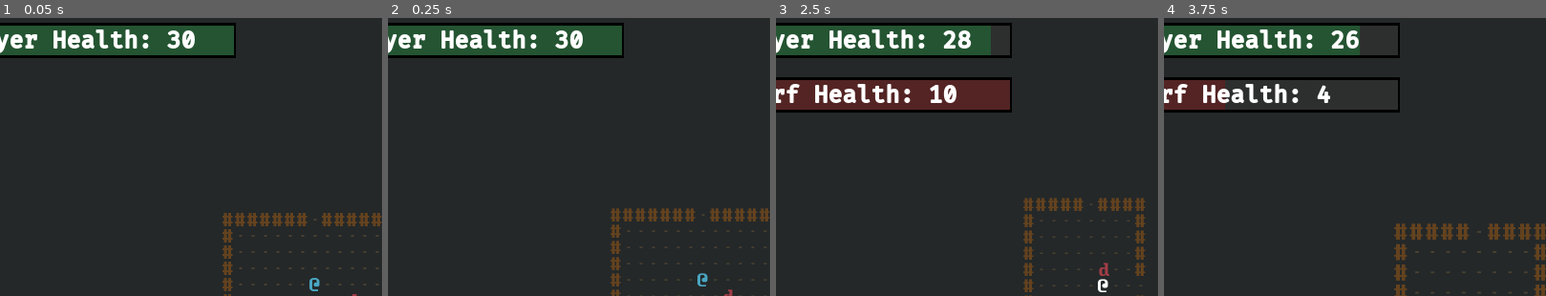
Above: before the commit, frames 1-4 (left to right).
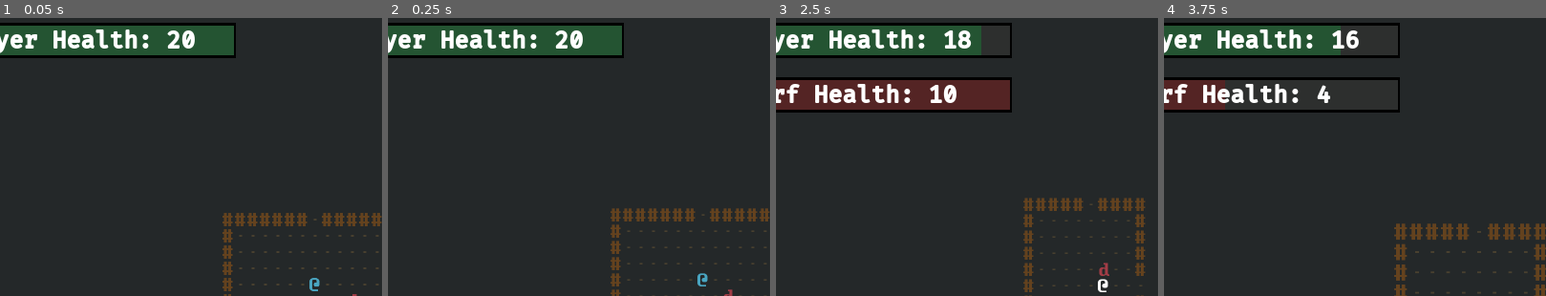
Above: after the commit, the same moments.

Repository: ZenCoderGames/ZRoguelikeGame
Game: Godot game, scene res://scene/main/MainScene.tscn
The game is run twice, just before and just after one commit, with the same random seed, the same clock (stepped at 60 frames per second) and the same inputs.
Inputs:
- Up to frame 1 (0.05 s): no input
- Up to frame 2 (0.25 s): no input
- Up to frame 3 (2.5 s): hold Right (move_right) 0.53-1.28 s; tap S (cam_move_down) at 0.6 s; tap Enter at 1.25 s; hold Down (move_down) 1.28-2.03 s; tap A (cam_move_left) at 1.35 s; tap R (reset_dungeon) at 2 s; hold Right (move_right) from 2.03 s (still down); tap D (cam_move_right) at 2.1 s
- Up to frame 4 (3.75 s): release Right (move_right) at 2.78 s; hold Up (move_up) 2.78-3.53 s; tap W (cam_move_up) at 2.85 s; hold Left (move_left) from 3.53 s (still down); tap Q (cam_zoom_in) at 3.6 s
The pictures show only the part of the screen within x 9-59%, y 0-50%; the shares and areas given below are measured in that part.

The runs differ from the first frame. In frame 1, less than 0.1% of the frame differs, in the area x 43-48%, y 5-11%; in frame 2, less than 0.1%; in frame 3, 0.4%; in frame 4, 0.4%, in the area x 43-52%, y 2-14%.

Commit message:
Core architecture refactor for items, actions, stats

Diff:
--- a/project.godot
+++ b/project.godot
@@ -94,10 +94,40 @@
 "language": "GDScript",
 "path": "res://scripts/battle/instance/EnemyCharacter.gd"
 }, {
+"base": "Reference",
+"class": "Item",
+"language": "GDScript",
+"path": "res://scripts/battle/instance/items/Item.gd"
+}, {
+"base": "Reference",
+"class": "ItemData",
+"language": "GDScript",
+"path": "res://scripts/battle/data/items/ItemData.gd"
+}, {
 "base": "Character",
 "class": "PlayerCharacter",
 "language": "GDScript",
 "path": "res://scripts/battle/instance/PlayerCharacter.gd"
+}, {
+"base": "Reference",
+"class": "Stat",
+"language": "GDScript",
+"path": "res://scripts/battle/instance/stats/Stat.gd"
+}, {
+"base": "Reference",
+"class": "StatData",
+"language": "GDScript",
+"path": "res://scripts/battle/data/stats/StatData.gd"
+}, {
+"base": "Reference",
+"class": "StatModifier",
+"language": "GDScript",
+"path": "res://scripts/battle/instance/stats/StatModifier.gd"
+}, {
+"base": "Reference",
+"class": "StatModifierData",
+"language": "GDScript",
+"path": "res://scripts/battle/data/stats/StatModifierData.gd"
 } ]
 _global_script_class_icons={
 "Action": "",
@@ -117,7 +147,13 @@
 "DungeonDataManager": "",
 "DungeonRoom": "",
 "EnemyCharacter": "",
-"PlayerCharacter": ""
+"Item": "",
+"ItemData": "",
+"PlayerCharacter": "",
+"Stat": "",
+"StatData": "",
+"StatModifier": "",
+"StatModifierData": ""
 }
 
 [application]
--- a/resource/actions.json
+++ b/resource/actions.json
@@ -33,6 +33,8 @@
 			"staminaCost": 1,
 			"priority": 1,
 			"params": {
+				"damageMultiplier": 1,
+				"range": 1
 			}
 		}
 	]
--- a/resource/characters.json
+++ b/resource/characters.json
@@ -1,32 +1,73 @@
 {
-	"characters": [
-		{
-			"id": "PLAYER",
-			"displayName": "You",
-			"path": "entity/Player.tscn",
-			"maxHealth": 30,
-			"maxStamina": 3,
-			"damage": 6,
-			"actions": ["MOVE_INPUT", "MELEE_ATTACK"]
-		},
-		{
-			"id": "DWARF_00",
-			"displayName": "Dwarf",
-			"path": "entity/Dwarf.tscn",
-			"maxHealth": 10,
-			"maxStamina": 1,
-			"damage": 2,
-			"actions": ["MOVE_PATHFIND", "MELEE_ATTACK"]
-		},
-		{
-			"disable": true,
-			"id": "GIANT_00",
-			"displayName": "Giant",
-			"path": "entity/Giant.tscn",
-			"maxHealth": 30,
-			"maxStamina": 2,
-			"damage": 3,
-			"actions": ["MOVE_PATHFIND", "MELEE_ATTACK"]
-		}
-	]
+	"characters": {
+		"heroes": [
+			{
+				"id": "KNIGHT",
+				"displayName": "You",
+				"path": "entity/Player.tscn",
+				"stats": [
+					{
+						"type": "HEALTH",
+						"value": 20
+					},
+					{
+						"type": "DAMAGE",
+						"value": 6
+					}
+				],
+				"actions": ["MOVE_INPUT", "MELEE_ATTACK"]
+			},
+			{
+				"id": "BARBARIAN",
+				"displayName": "You",
+				"path": "entity/Player.tscn",
+				"stats": [
+					{
+						"type": "HEALTH",
+						"value": 30
+					},
+					{
+						"type": "DAMAGE",
+						"value": 3
+					}
+				],
+				"actions": ["MOVE_INPUT", "MELEE_ATTACK"]
+			}
+		],
+		"enemies": [
+			{
+				"id": "DWARF_00",
+				"displayName": "Dwarf",
+				"path": "entity/Dwarf.tscn",
+				"stats": [
+					{
+						"type": "HEALTH",
+						"value": 10
+					},
+					{
+						"type": "DAMAGE",
+						"value": 2
+					}
+				],
+				"actions": ["MOVE_PATHFIND", "MELEE_ATTACK"]
+			},
+			{
+				"disable": true,
+				"id": "GIANT_00",
+				"displayName": "Giant",
+				"path": "entity/Giant.tscn",
+				"stats": [
+					{
+						"type": "HEALTH",
+						"value": 30
+					},
+					{
+						"type": "DAMAGE",
+						"value": 4
+					}
+				],
+				"actions": ["MOVE_PATHFIND", "MELEE_ATTACK"]
+			}
+		]
+	}
 }
--- a/resource/items.json
+++ b/resource/items.json
@@ -4,12 +4,11 @@
 			"id": "SWORD_00",
 			"name": "Basic Sword",
 			"description": "Just a simple sword",
-			"actions": [
+			"type": "EQUIPABLE",
+			"stats": [
 				{
-					"actionId": "MELEE_ATTACK",
-					"overrideParams": {
-						"damageBonus": 2
-					}
+					"type": "DAMAGE",
+					"value": 2
 				}
 			]
 		},
@@ -17,13 +16,47 @@
 			"id": "SWORD_01",
 			"name": "Heavy Sword",
 			"description": "A heavier more powerful sword",
-			"actions": [
+			"type": "EQUIPABLE",
+			"stats": [
 				{
-					"actionId": "MELEE_ATTACK",
-					"overrideParams": {
-						"staminaCost": 2,
-						"damageBonus": 5
-					}
+					"type": "DAMAGE",
+					"value": 4
+				}
+			]
+		},
+		{
+			"id": "ARMOR_00",
+			"name": "Cloth Armor",
+			"description": "Simple clothing to protect you",
+			"type": "EQUIPABLE",
+			"stats": [
+				{
+					"type": "ARMOR",
+					"value": 1
+				}
+			]
+		},
+		{
+			"id": "HEALTH_POTION_00",
+			"name": "Small Health Potion",
+			"description": "A tiny health potion",
+			"type": "CONSUMABLE",
+			"statModifiers": [
+				{
+					"type": "HEALTH",
+					"value": 10
+				}
+			]
+		},
+		{
+			"id": "HEALTH_UPGRADE_00",
+			"name": "Blessing of health",
+			"description": "A boost to base health",
+			"type": "CONSUMABLE",
+			"statModifiers": [
+				{
+					"type": "HEALTH",
+					"baseValue": 10
 				}
 			]
 		}
--- a/scripts/battle/data/CharacterData.gd
+++ b/scripts/battle/data/CharacterData.gd
@@ -3,19 +3,22 @@
 var id:String
 var displayName:String
 var path:String
-var maxHealth:int
-var damage:int
-var maxStamina:int
+var statDataList:Array
 var actionDataList:Array
 var disable:bool
 
-func _init(dataJS):
+func _init(dataJS, actionDataMap):
 	id = dataJS["id"]
 	displayName = dataJS["displayName"]
 	path = dataJS["path"]
-	maxHealth = dataJS["maxHealth"]
-	damage = dataJS["damage"]
-	maxStamina = dataJS["maxStamina"]
-	actionDataList = dataJS["actions"]
+
+	var statDataJSList = dataJS["stats"]
+	for statDataJS in statDataJSList:
+		statDataList.append(StatData.new(statDataJS))
+
+	var actionDataJSList = dataJS["actions"]
+	for actionDataIdJS in actionDataJSList:
+		actionDataList.append(actionDataMap[actionDataIdJS])
+
 	if dataJS.has("disable"):
 		disable =  dataJS["disable"]
--- a/scripts/battle/data/DungeonDataManager.gd
+++ b/scripts/battle/data/DungeonDataManager.gd
@@ -6,6 +6,7 @@
 
 var characterDataDict = {}
 var playerData:CharacterData
+var heroDataList = []
 var enemyDataList = []
 
 func _init():
@@ -20,23 +21,34 @@
 		var newActionData = ActionDataTypes.create(actionDataJS)
 		actionDataMap[newActionData.id] = newActionData
 
-func get_action(id):
+func get_action_data(id):
 	return actionDataMap[id]
 
 func init_items():
-	pass
+	var data = Utils.load_data_from_file("resource/items.json")
+	var itemDataJSList:Array = data["items"]
+	for itemDataJS in itemDataJSList:
+		var newItemData = ItemData.new(itemDataJS, actionDataMap)
+		itemDataMap[newItemData.id] = newItemData
+
+func get_item_data(id):
+	return itemDataMap[id]
 
 func init_characters():
 	var data = Utils.load_data_from_file("resource/characters.json")
-	var charDataJSList:Array = data["characters"]
-	for charDataJS in charDataJSList:
-		var newCharData = CharacterData.new(charDataJS)
-		if newCharData.id == "PLAYER":
-			playerData = newCharData
-		else:
-			if !newCharData.disable:
-				enemyDataList.append(newCharData)
+	var heroDataJSList:Array = data["characters"]["heroes"]
+	for heroDataJS in heroDataJSList:
+		var newCharData = CharacterData.new(heroDataJS, actionDataMap)
+		heroDataList.append(newCharData)
 		characterDataDict[newCharData.id] = newCharData
+	var enemyDataJSList:Array = data["characters"]["enemies"]
+	for enemyDataJS in enemyDataJSList:
+		var newCharData = CharacterData.new(enemyDataJS, actionDataMap)
+		if !newCharData.disable:
+			enemyDataList.append(newCharData)
+		characterDataDict[newCharData.id] = newCharData
+
+	playerData = heroDataList[0]
 
 func get_random_enemy_data():
 	return enemyDataList[randi() % enemyDataList.size()]
--- a/scripts/battle/data/actions/ActionAttackData.gd
+++ b/scripts/battle/data/actions/ActionAttackData.gd
@@ -4,7 +4,9 @@
 
 const ID:String = "ATTACK"
 
-var numCells:int
+var damageMultiplier:float
+var cellRange:int
 
 func _init(dataJS).(dataJS):
-	pass
+	damageMultiplier = dataJS["params"]["damageMultiplier"]
+	cellRange = dataJS["params"]["range"]
--- /dev/null
+++ b/scripts/battle/data/items/ItemData.gd
@@ -0,0 +1,45 @@
+class_name ItemData
+
+"""{
+			"id": "SWORD_00",
+			"name": "Basic Sword",
+			"description": "Just a simple sword",
+			"actions": [
+				{
+					"actionId": "MELEE_ATTACK",
+					"overrideParams": {
+						"damageBonus": 2
+					}
+				}
+			]
+		}"""
+
+var id:String
+var name:String
+var description:String
+var statDataList:Array
+var statModifierDataList:Array
+var actionDataList:Array
+
+enum STAT_TYPE { EQUIPABLE, CONSUMABLE }
+var type:int
+
+func _init(itemDataJS, actionDataMap):
+	id = itemDataJS["id"]
+	name = itemDataJS["name"]
+	description = itemDataJS["description"]
+
+	if itemDataJS.has("stats"):
+		var statDataJSList = itemDataJS["stats"]
+		for statDataJS in statDataJSList:
+			statDataList.append(StatData.new(statDataJS))
+
+	if itemDataJS.has("statModifiers"):
+		var statModifierDataJSList = itemDataJS["statModifiers"]
+		for statModifierDataJS in statModifierDataJSList:
+			statModifierDataList.append(StatModifierData.new(statModifierDataJS))
+
+	if itemDataJS.has("actions"):
+		var actionDataIdJSList = itemDataJS["actions"]
+		for actionDataIdJS in actionDataIdJSList:
+			actionDataList.append(actionDataMap[actionDataIdJS])
--- /dev/null
+++ b/scripts/battle/data/stats/StatData.gd
@@ -0,0 +1,14 @@
+class_name StatData
+
+enum STAT_TYPE { HEALTH, DAMAGE, ARMOR }
+var type:int
+
+var value:int
+
+func _init(statDataJS):
+    var statType = statDataJS["type"]
+    if STAT_TYPE.has(statType):
+        type = STAT_TYPE.get(statType)
+    else:
+        print("ERROR: Invalid Stat Type - ", statType)
+    value = statDataJS["value"]
--- /dev/null
+++ b/scripts/battle/data/stats/StatModifierData.gd
@@ -0,0 +1,17 @@
+class_name StatModifierData
+
+var type:int
+var value:int
+var baseValue:int
+
+func _init(statModDataJS):
+	var statType = statModDataJS["type"]
+	if StatData.STAT_TYPE.has(statType):
+		type = StatData.STAT_TYPE.get(statType)
+	else:
+		print("ERROR: Invalid Stat Modifier Type - ", statType)
+
+	if statModDataJS.has("value"):
+		value = statModDataJS["value"]
+	if statModDataJS.has("baseValue"):
+		baseValue = statModDataJS["baseValue"]
--- a/scripts/battle/instance/Character.gd
+++ b/scripts/battle/instance/Character.gd
@@ -6,15 +6,14 @@
 onready var damageText:Label = get_node("DamageText")
 
 var displayName: String = ""
-var health: int = 0
-var maxHealth: int = 0
-var damage: int = 0
 var team: int = 0
 var stamina: int = 0
 var cell
 var isDead:bool = false
 
+var stats:Array = []
 var actions:Array = []
+var items:Array = []
 
 var currentRoom = null
 var prevRoom = null
@@ -28,10 +27,6 @@
 
 func init(charData, teamVal):
 	displayName = charData.displayName
-	health = charData.maxHealth
-	maxHealth = charData.maxHealth
-	stamina = charData.maxStamina
-	damage = charData.damage
 	team = teamVal
 	originalColor = self.self_modulate
 	if team==Constants.TEAM.ENEMY:
@@ -39,9 +34,15 @@
 	else:
 		damageText.self_modulate = Dungeon.battleInstance.enemyDamageColor
 
+	# Stats
+	for statData in charData.statDataList:
+		var stat = Stat.new(statData)
+		if stat!=null:
+			stats.append(stat)
+
 	# Actions
 	for actionData in charData.actionDataList:
-		var action = ActionTypes.create(Dungeon.dataManager.get_action(actionData), self)
+		var action = ActionTypes.create(actionData, self)
 		if action!=null:
 			actions.append(action)
 
@@ -52,7 +53,7 @@
 
 func get_action(actionType):
 	for action in actions:
-		if action.actionData.type == "MOVEMENT":
+		if action.actionData.type == actionType:
 			return action
 
 	return null
@@ -76,6 +77,64 @@
 		prevRoom = currentRoom
 		emit_signal("OnCharacterRoomChanged", cell.room)
 	currentRoom = cell.room
+
+# STATS
+func get_stat_value(statType):
+	var statValue:int = 0
+	# iterate through char
+	for stat in stats:
+		if stat.type == statType:
+			statValue = statValue + stat.value
+	# iterate through items
+	for item in items:
+		for statData in item.data.statDataList:
+			if statData.type == statType:
+				statValue = statValue + statData.value
+
+	return statValue
+
+func get_stat_base_value(statType):
+	var statBaseValue:int = 0
+	# iterate through char
+	for stat in stats:
+		if stat.type == statType:
+			statBaseValue = statBaseValue + stat.baseValue
+	# iterate through items
+	for item in items:
+		for statData in item.data.statDataList:
+			if statData.type == statType:
+				statBaseValue = statBaseValue + statData.baseValue
+
+	return statBaseValue
+
+func modify_stat(statType, statModifier):
+	# iterate through char
+	for stat in stats:
+		if stat.type == statType:
+			statModifier.modify(stat)
+
+func modify_stat_value(statType, modifierValue):
+	# iterate through char
+	for stat in stats:
+		if stat.type == statType:
+			stat.value = stat.value + modifierValue
+			return stat.value
+
+	print("ERROR: Can't find stat type - ", statType)
+	return null
+
+# ITEMS
+func add_item(itemToAdd):
+	items.append(itemToAdd)
+
+func remove_item(itemToRemove):
+	var matchingItems:Array = []
+	for item in items:
+		if item == itemToRemove:
+			matchingItems.append(itemToRemove)
+
+	for item in matchingItems:
+		items.erase(item)
 
 # COMBAT
 func attack(entity):
@@ -92,10 +151,11 @@
 			Utils.create_return_tween_vector2(self, "position", self.position, self.position + Vector2(0, 5), 0.05, Tween.TRANS_BOUNCE, Tween.TRANS_LINEAR)
 
 		yield(get_tree().create_timer(0.075), "timeout")
-		entity.take_damage(self, damage)
+		entity.take_damage(self, get_stat_value(StatData.STAT_TYPE.DAMAGE))
 
 func take_damage(entity, dmg):
-	health -= dmg
+	var health = modify_stat_value(StatData.STAT_TYPE.HEALTH, -dmg)
+	var maxHealth = get_stat_base_value(StatData.STAT_TYPE.HEALTH)
 	if health<=0:
 		isDead = true
 		Dungeon.emit_signal("OnKill", entity, self)
@@ -192,3 +252,15 @@
 
 func is_opposite_team(entity):
 	return team != entity.team
+
+func get_health():
+	return get_stat_value(StatData.STAT_TYPE.HEALTH)
+
+func get_max_health():
+	return get_stat_base_value(StatData.STAT_TYPE.HEALTH)
+
+func get_damage():
+	return get_stat_value(StatData.STAT_TYPE.DAMAGE)
+
+func get_armor():
+	return get_stat_value(StatData.STAT_TYPE.ARMOR)
--- a/scripts/battle/instance/actions/ActionAttack.gd
+++ b/scripts/battle/instance/actions/ActionAttack.gd
@@ -6,12 +6,12 @@
 	pass
 
 func can_execute()->bool:
-    if Dungeon.battleInstance.pauseAIAttack and character.team == Constants.TEAM.ENEMY:
-        return false
+	if Dungeon.battleInstance.pauseAIAttack and character.team == Constants.TEAM.ENEMY:
+		return false
 
-    var adjacentChars:Array = Dungeon.get_adjacent_characters(character, Constants.RELATIVE_TEAM.ENEMY)
-    return adjacentChars.size()>0
+	var adjacentChars:Array = Dungeon.get_adjacent_characters(character, Constants.RELATIVE_TEAM.ENEMY)
+	return adjacentChars.size()>0
 
 func execute():
-    var adjacentChars:Array = Dungeon.get_adjacent_characters(character, Constants.RELATIVE_TEAM.ENEMY)
-    character.attack(adjacentChars[0])
+	var adjacentChars:Array = Dungeon.get_adjacent_characters(character, Constants.RELATIVE_TEAM.ENEMY)
+	character.attack(adjacentChars[0])
--- /dev/null
+++ b/scripts/battle/instance/items/Item.gd
@@ -0,0 +1,6 @@
+class_name Item
+
+var data:ItemData
+
+func _init(itemData):
+    data = itemData
--- /dev/null
+++ b/scripts/battle/instance/stats/Stat.gd
@@ -0,0 +1,10 @@
+class_name Stat
+
+var type:int
+var baseValue:int
+var value:int
+
+func _init(statData):
+    type = statData.type
+    baseValue = statData.value
+    value = statData.value
--- /dev/null
+++ b/scripts/battle/instance/stats/StatModifier.gd
@@ -0,0 +1,14 @@
+class_name StatModifier
+
+var type:int
+var baseValue:int
+var value:int
+
+func _init(statModifierData):
+    type = statModifierData.type
+    value = statModifierData.value
+    baseValue = statModifierData.baseValue
+
+func modify(stat):
+    stat.value = stat.value + value
+    stat.baseValue = stat.baseValue + baseValue
--- a/scripts/battle/ui/BattleUI.gd
+++ b/scripts/battle/ui/BattleUI.gd
@@ -33,7 +33,7 @@
 	Dungeon.player.connect("OnHealthChanged", self, "_on_player_health_changed")
 	Dungeon.player.connect("OnDeath", self, "_on_player_death")
 
-	_on_player_health_changed(Dungeon.player.displayName, Dungeon.player.health, Dungeon.player.maxHealth)
+	_on_player_health_changed(Dungeon.player.displayName, Dungeon.player.get_health(), Dungeon.player.get_max_health())
 
 func _on_turn_taken():
 	turnLabel.text = str("Turns: ", Dungeon.turnsTaken)
@@ -48,9 +48,9 @@
 		registeredEnemies[defender] = true
 
 	if defender.team==Constants.TEAM.ENEMY:
-		_on_enemy_health_changed(defender.displayName, defender.health, defender.maxHealth)
+		_on_enemy_health_changed(defender.displayName, defender.get_health(), defender.get_max_health())
 	else:
-		_on_enemy_health_changed(attacker.displayName, attacker.health, attacker.maxHealth)
+		_on_enemy_health_changed(attacker.displayName, attacker.get_health(), attacker.get_max_health())
 	#yield(get_tree().create_timer(10), "timeout")
 	#detailsUI.visible = false
 	#enemyHealthUI.visible = false
Not shown, changed: todoProgress.txt
